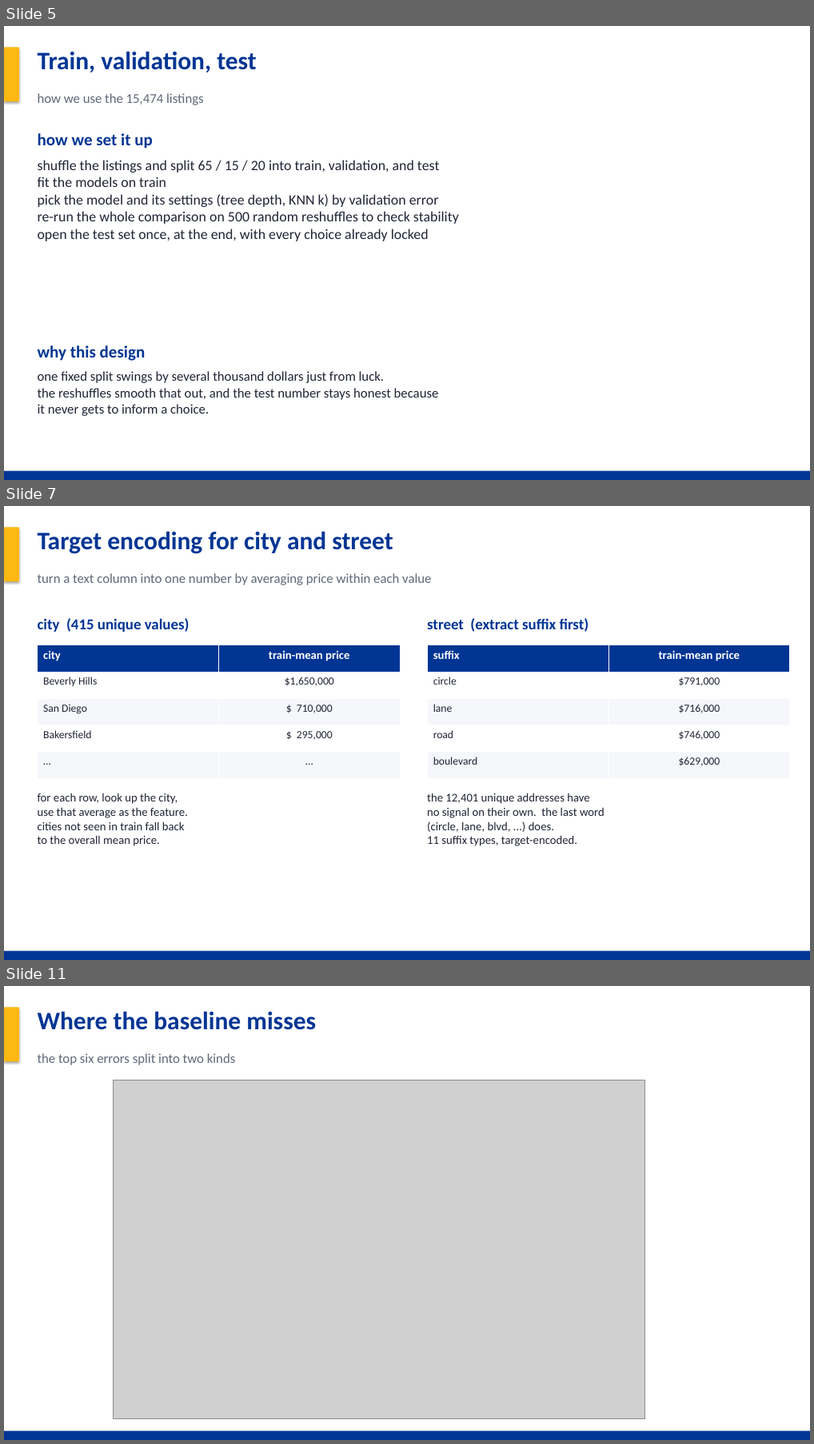
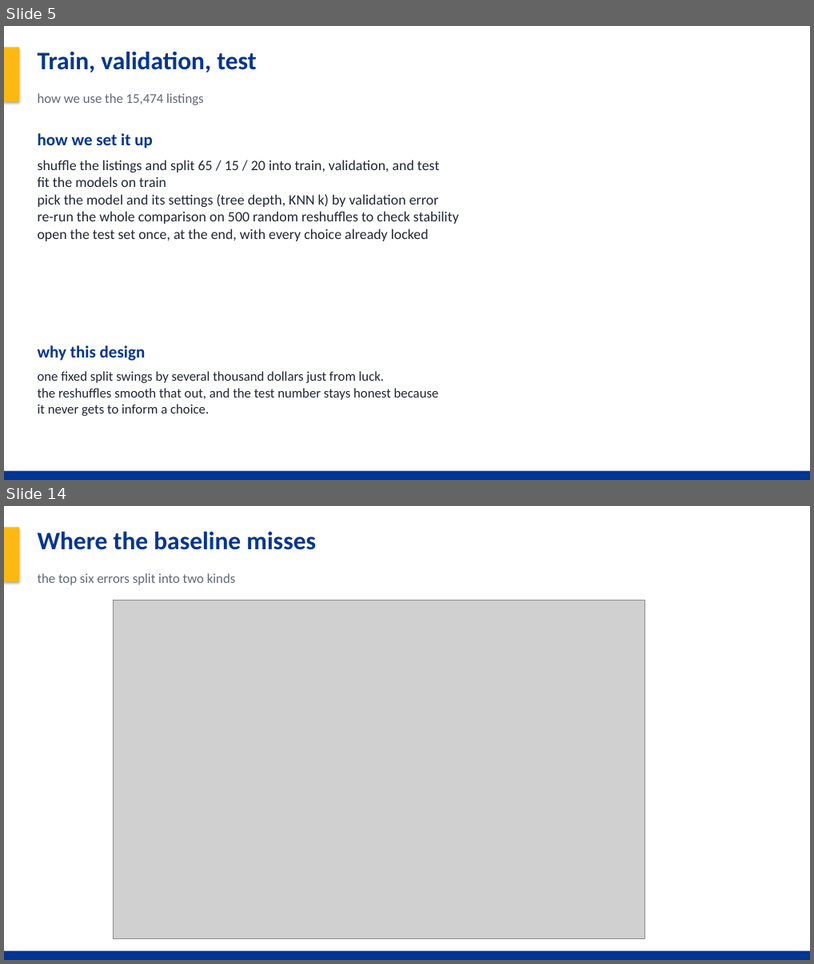
Before and after one commit to Noah-Gallego/house-price-4450-final, a slide deck: HousePrice_Final_Project.pptx. Shown one above the other, each under a label of ours: slides 5, 7 and 11 before the commit, slides 5 and 14 after it; the slides between them are not shown. The pictures are 814x1444 and 814x964 pixels, drawn with LibreOffice and Linux fonts; fonts in the diff are those of the drawing; grey boxes stand for pictures. Boxes give left, top, right and bottom in pixels: in the first picture for what was removed or moved away, otherwise in the second. Text is boxed around its words. In the diff, an @@ line names an element or a change of style, - is before the commit and + after.

```diff
--- a/HousePrice_Final_Project.pptx
+++ b/HousePrice_Final_Project.pptx
@@ slide 7 removed at bbox=[4, 506, 810, 960], background #FFFFFF @@
@@ rectangle removed at bbox=[4, 506, 810, 960] @@
@@ rectangle removed at bbox=[4, 527, 19, 582] @@
@@ text removed at bbox=[38, 532, 393, 554] @@
-Target encoding for city and street
@@ text removed at bbox=[38, 573, 431, 585] @@
-turn a text column into one number by averaging price within each value
@@ text removed at bbox=[38, 618, 190, 632] @@
-city (415 unique values)
@@ text removed at bbox=[427, 618, 590, 632] @@
-street (extract suffix first)
@@ table removed at bbox=[38, 645, 400, 778], 5 rows, 2 columns @@
-city | train-mean price
-Beverly Hills | $1,650,000
-San Diego | $ 710,000
-Bakersfield | $ 295,000
-… | …
@@ table removed at bbox=[427, 645, 790, 778], 5 rows, 2 columns @@
-suffix | train-mean price
-circle | $791,000
-lane | $716,000
-road | $746,000
-boulevard | $629,000
@@ text removed at bbox=[38, 792, 188, 846] @@
-for each row, look up the city,
-use that average as the feature.
-cities not seen in train fall back
-to the overall mean price.
@@ text removed at bbox=[427, 792, 605, 846] @@
-the 12,401 unique addresses have
-no signal on their own. the last word
-(circle, lane, blvd, ...) does.
-11 suffix types, target-encoded.
@@ rectangle removed at bbox=[4, 951, 810, 960] @@
@@ what was slide 11 is now slide 14 @@
```
Also in this commit, not shown: 2 slides changed, 6 slides added, 2 other slides removed, 13 other files.
